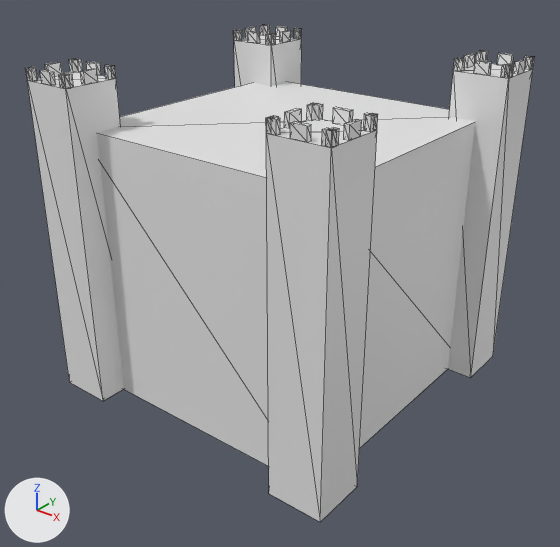
An edit to the glTF model public/models/castle01.glb, drawn before and after from the same camera.
Before and after are seen from a 50 mm camera at (3.23, -4.13, 3.38) aimed at (0.04, -0.14, 0.91). Arrows for +X, +Y and +Z are at lower left; the lights stay in place. Mesh edges are drawn as thin lines. Vertices at the same position are counted once.

The first picture shows 'Castle01'.
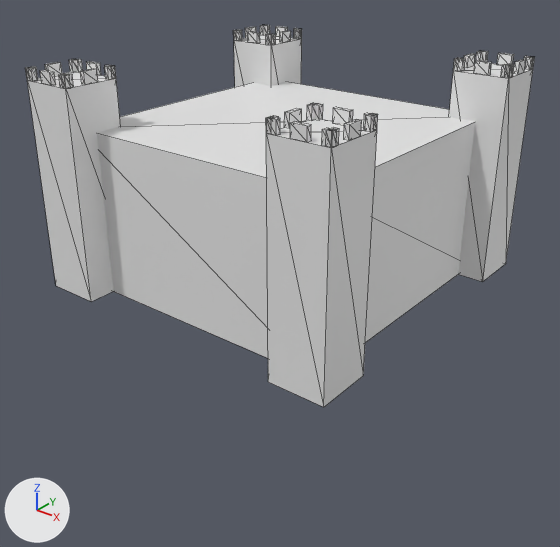
The newer file is also turned or shifted as a whole; pictures and numbers use the older file's frame.

What differs and where, as boxes [x1, y1, x2, y2] in the pictures (560 x 547 px; the box of a moved part takes in the faces that stretch with it):
'Castle01', reshaped (23% shorter): before [25, 25, 535, 522]; after [25, 25, 535, 407]
part 1 of me_cube_012, moved or reshaped: before [28, 43, 533, 522]; after [28, 43, 533, 407]

The change in detail:
me_cube_012 has 424 vertices, 636 faces and spans x -1.2..1.2, y -1.2..1.2, z 0.0..2.4.
me_cube_012 is used by ob_castle01; location (0.0, 0.0, 0.0).
me_cube_012 part 1: all 20 vertices in x -1.2..1.2, y -1.2..1.2, z 0.0 are moved by (0.0, 0.0, 0.84).
